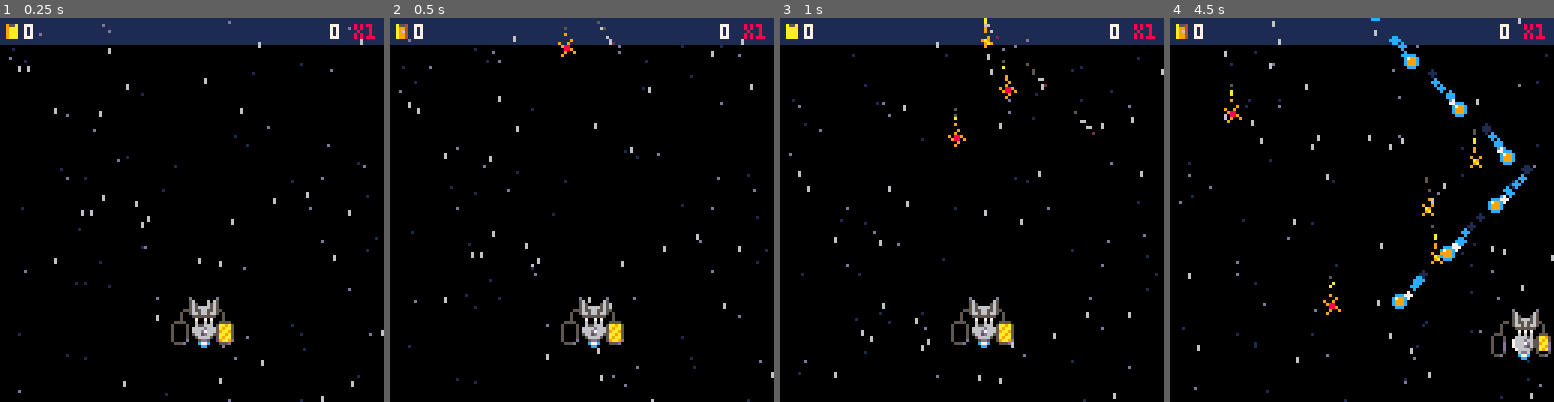
Above: before the commit, frames 1-4 (left to right).
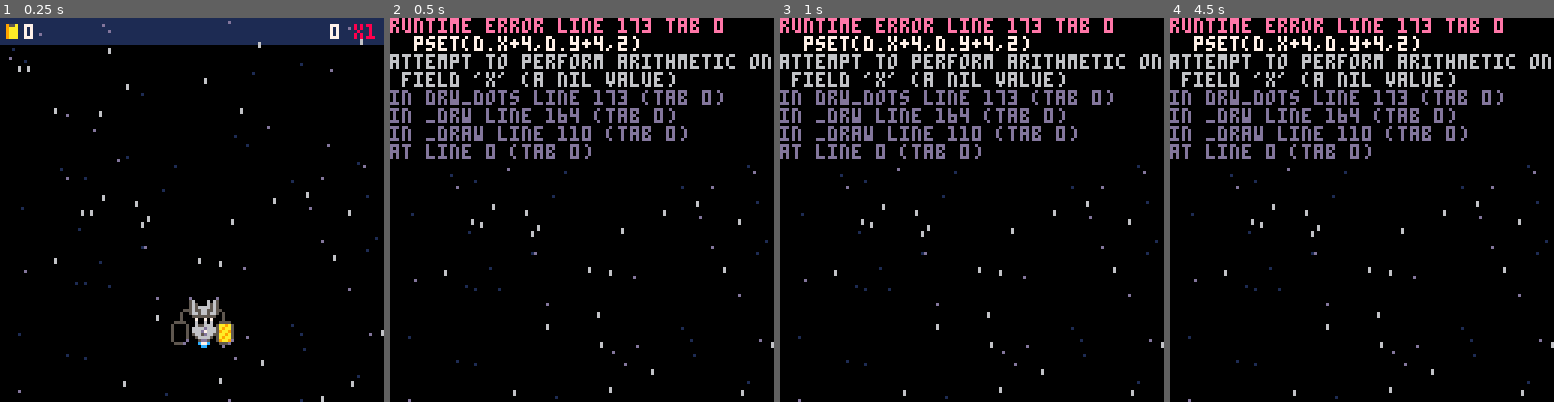
Above: after the commit, the same moments.

Repository: jacobneal65/drop-p8
Game: PICO-8 cartridge drop.p8
Same seed, same stepped clock (60 frames per second), same inputs: the game is played once before the commit and once after it.
Inputs:
- Up to frame 1 (0.25 s): no input
- Up to frame 2 (0.5 s): no input
- Up to frame 3 (1 s): no input
- Up to frame 4 (4.5 s): hold Right 1.6-2.1 s; hold Up 2.15-2.42 s; hold Right 2.47-3.03 s; hold Left 3.08-3.58 s; hold Down 3.63-3.97 s; hold Right from 4.02 s (still down)

Frame 1 is identical in both runs. In frame 2, 16% of the frame differs, in the area x 0-100%, y 0-100%; in frame 3, 17%; in frame 4, 18%.
Error after the commit: runtime error line 173 tab 0; pset(d.x+4,d.y+4,2); attempt to perform arithmetic on field 'x' (a nil value)

Commit message:
begin migrating to new wave system

Diff:
--- a/drop.p8
+++ b/drop.p8
@@ -34,12 +34,20 @@
 	grav=2
 
 	--point and level
+	levels={
+		{--ptrn,sx,end_x,bez_arr
+			{0,8,120},{}
+		},--l1
+		{}--l2
+	}
+	total_blue={}
 	level=1
 	wave=1
 
-
 	points=0--points
-	bpoints=0--blue points
+	b_points=0--blue points
+	b_amnt=0--#blue in wave
+
 	fuel=120--yellow points
 	mult=1
 	mult_up=0
@@ -244,14 +252,22 @@
 	t_grav=2
 	prvw=true
 	prvw_tmr=0
-
-	--get level
-		--level has waves
-
-	--fiill waves for level
+	--fill first array with fruit
+	fill_fruit_wave()
 
 	--calculate total blue points
-		--add this to level
+	local wvs = levels[level]
+	b_amnt=0
+	for wv in all(waves) do
+		local amnt=10
+		local _t=wv[1]
+		if _t==4 then
+			amnt=5
+		elseif _t==5 then
+			amnt=20
+		end
+		b_amnt+=amnt
+	end
 	--go through waves for level
 
 
@@ -290,7 +306,41 @@
 	end
 end
 
-function fill_fruit(_x,_sdir,_amt,_typ)
+--fill fruit array with current wave
+
+function fill_fruit_wave()
+	local wv=levels[level][wave]
+	local _p=wv[1]--pattern
+	local _x=rnd_rng(wv[2],wv[3])--(sx,ex)
+	local bez_arr=wv[4]--bez_array
+	local _amt=10
+	local _spd=2
+
+	if _p==0 then--l_zig
+		--(_x,_amt,_typ)
+		fill_fruit(_x,10,0)
+	elseif _p==1 then--r_zig
+		fill_fruit(_x,10,1)
+	elseif _p==2 then--cross
+		fill_fruit(_x,10,2)
+	elseif _p==3 then--line
+		fill_fruit(0,5,3)
+	elseif _p==4 then--dbl zig
+	fill_fruit(_x,10,0)
+	fill_fruit(_x,10,1)
+	elseif _p==5 then--q_bez
+		bx2,by2=-40,32
+		bx3,by3=64,140
+		fill_fruit(_x,10,5)
+	elseif _p==6 then--c_bez
+		bx2,by2=180,120
+		bx3,by3=-60,120
+		bx4,by4=64,t_uybnd
+		fill_fruit(64,1,10,6)
+	end
+end
+
+function fill_fruit(_x,_amt,_typ)
 	prvw_typ=_typ
 	for i=1,_amt do
 		local _i,nx=i,_x
@@ -309,7 +359,6 @@
  		i=i,
  		tmr=0,
  		dly=8*_i,--delay
- 		dir=_sdir,
  		typ=_typ,
  	}
  	add(fruits,fruit)
@@ -458,10 +507,12 @@
 end
 
 function zig_p(_t)
+	local dir=2
+	if (_t.typ==1) dir=-2
 	if _t.y >= 0 and _t.y < 50 then
-		_t.x+=_t.dir
+		_t.x+=dir
 	elseif _t.y >=50 then
-		_t.x-=_t.dir
+		_t.x-=dir
 	end
 	return _t.x
 end
@@ -554,6 +605,11 @@
 --give 1
 function f_rnd(_i)
 	return flr(rnd(_i))
+end
+--gives random number between
+-- _s and _e
+function rnd_rng(_s,_e)
+	return f_rnd(_e-_s+1)+_s
 end
 
 function debug_bounds()
